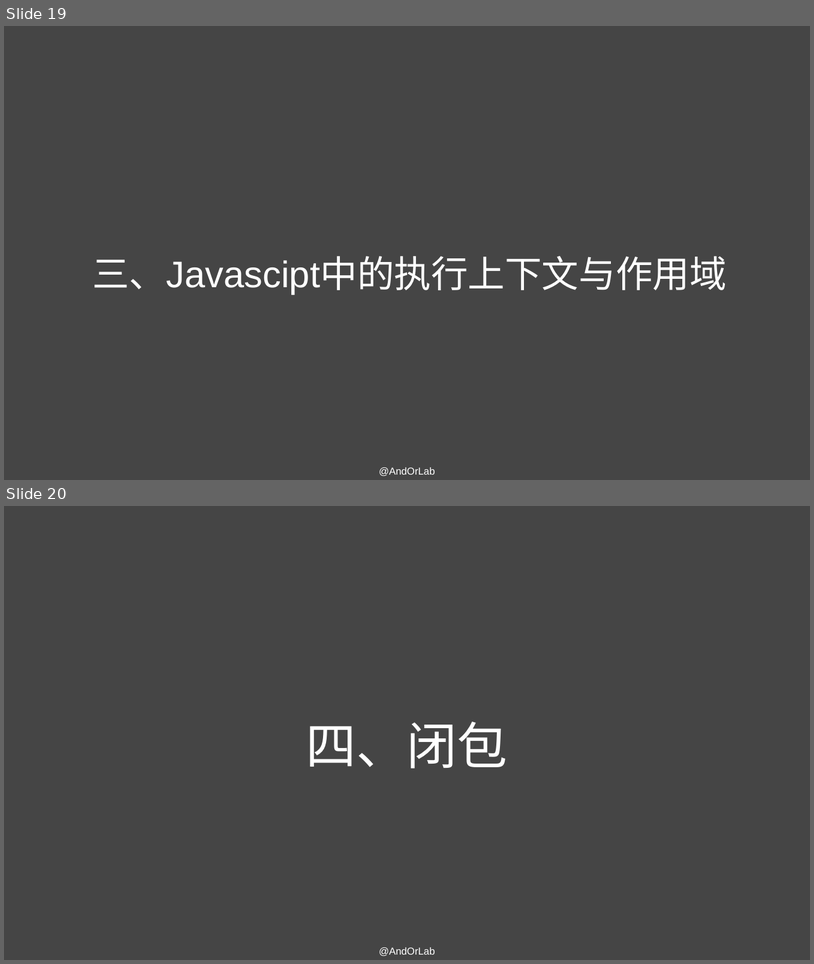
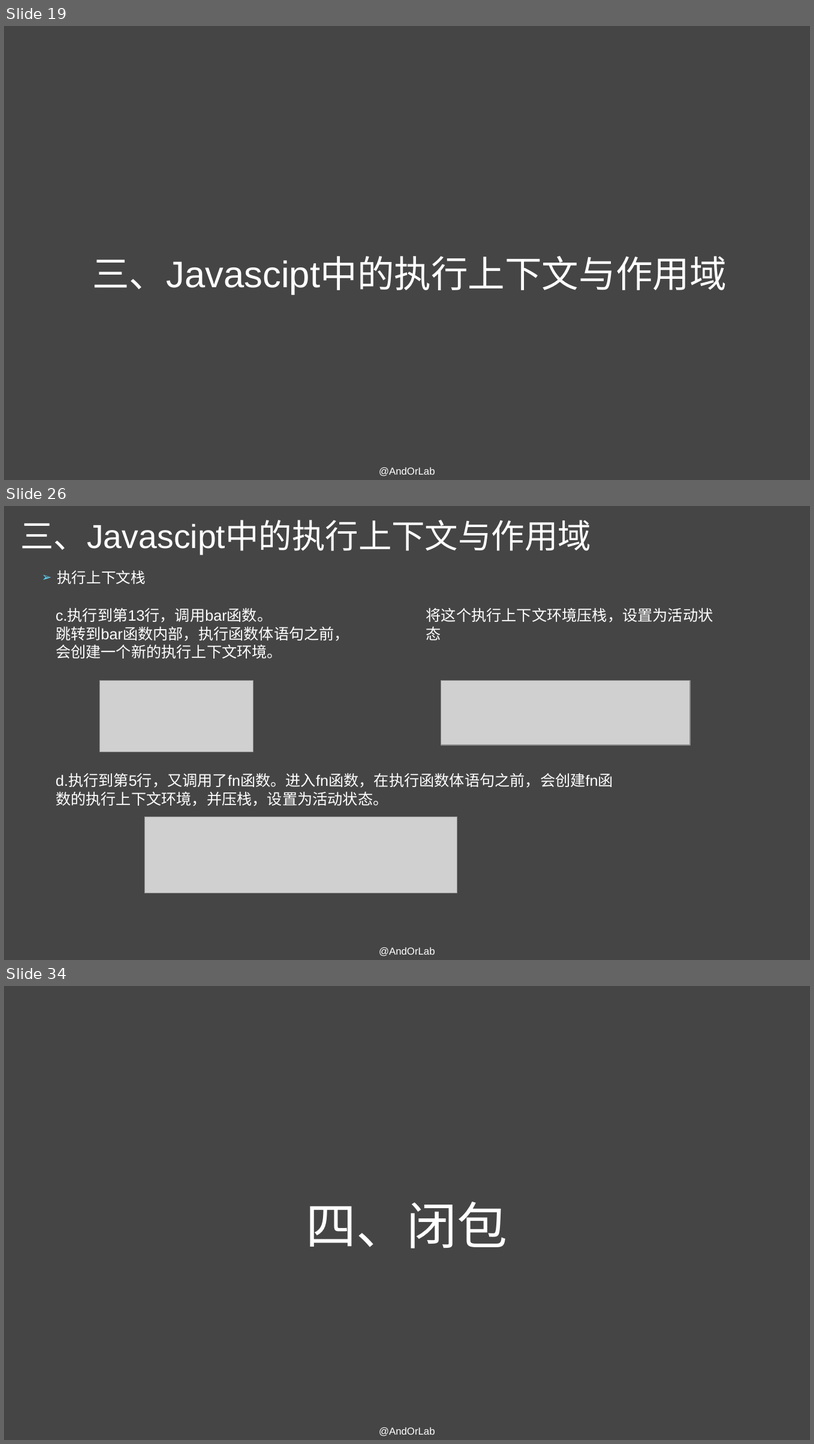
Before and after one commit to AndorLab/TodoList, a slide deck: contents/2018-11-07-王海亮/Javascript原型与闭包的理解.pptx. Shown one above the other, each under a label of ours: slides 19 and 20 before the commit, slides 19, 26 and 34 after it; the slides between them are not shown. The pictures are 814x964 and 814x1444 pixels, drawn with LibreOffice and Linux fonts; fonts in the diff are those of the drawing; grey boxes stand for pictures. Boxes give left, top, right and bottom in pixels: in the first picture for what was removed or moved away, otherwise in the second. Text is boxed around its words. In the diff, an @@ line names an element or a change of style, - is before the commit and + after.

Commit message:
'continue(contents)补充上下文及作用域相关内容'

```diff
--- a/contents/2018-11-07-王海亮/Javascript原型与闭包的理解.pptx
+++ b/contents/2018-11-07-王海亮/Javascript原型与闭包的理解.pptx
@@ slide 26 added at bbox=[4, 506, 810, 960], background #454545 @@
@@ title added at bbox=[20, 520, 591, 555], 39.6 pt, text #FFFFFF @@
+三、Javascipt中的执行上下文与作用域
@@ text added at bbox=[57, 570, 146, 584], 17.6 pt, text #FFFFFF @@
+➢ 执行上下文栈
@@ text added at bbox=[56, 609, 350, 658], 18 pt, text #FFFFFF @@
+c.执行到第13行，调用bar函数。
+跳转到bar函数内部，执行函数体语句之前，会创建一个新的执行上下文环境。
@@ text added at bbox=[426, 608, 714, 640], 18 pt, text #FFFFFF @@
+将这个执行上下文环境压栈，设置为活动状态
@@ picture added at bbox=[100, 681, 254, 752] @@
@@ picture added at bbox=[441, 681, 690, 745] @@
@@ text added at bbox=[56, 774, 614, 806], 18 pt, text #FFFFFF @@
+d.执行到第5行，又调用了fn函数。进入fn函数，在执行函数体语句之前，会创建fn函数的执行上下文环境，并压栈，设置为活动状态。
@@ picture added at bbox=[145, 816, 458, 892] @@
@@ text added at bbox=[379, 947, 435, 956], 12 pt, text #FFFFFF @@
+@AndOrLab
@@ what was slide 20 is now slide 34 @@
```
Also in this commit, not shown: 19 other slides added, 1 other file.
